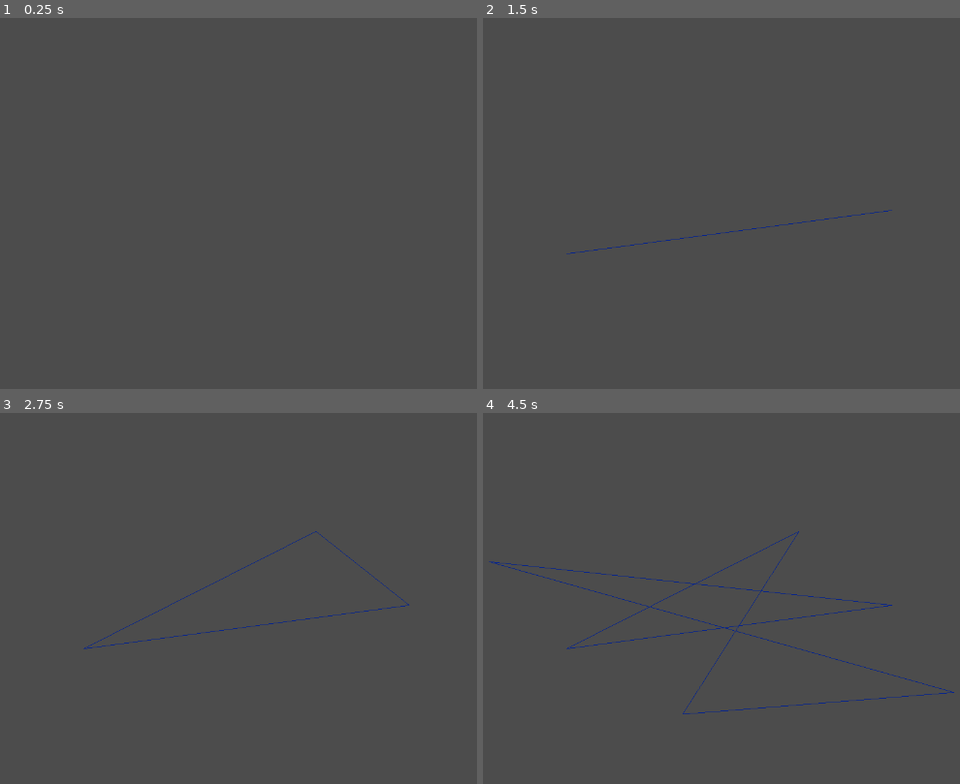
Above: before the commit, frames 1-4 (two rows, left to right).
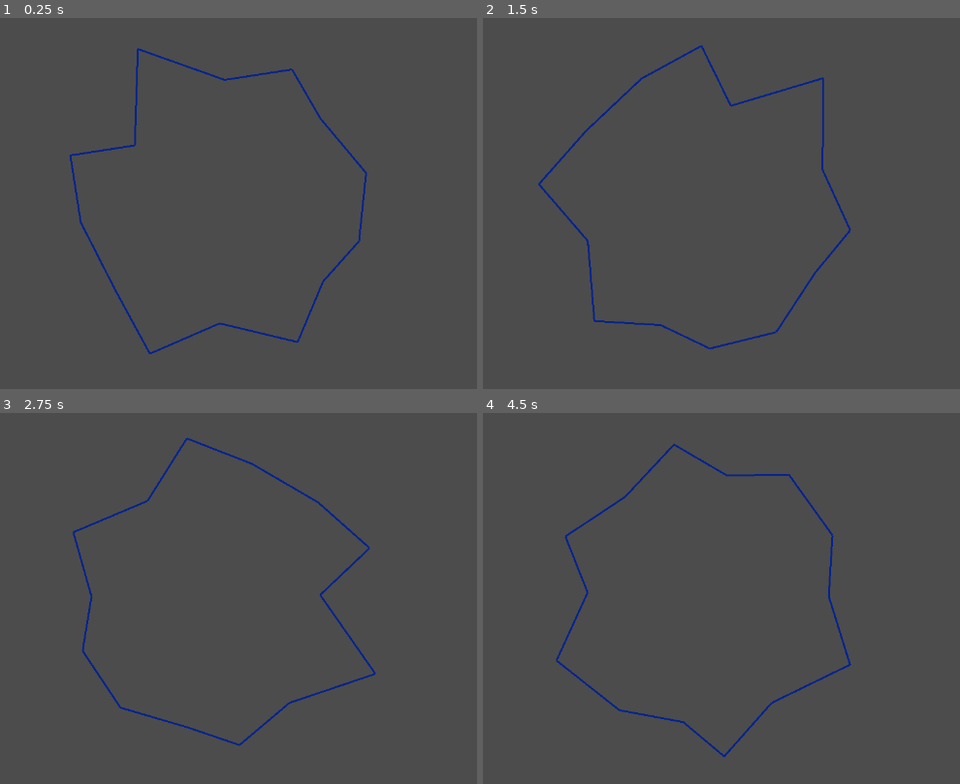
Above: after the commit, the same moments.

Repository: Gamedev-do-Hiroshi/changecharge
Game: Godot game, scene res://scenes/Objetos/Buraco_Negro.tscn
Same seed, same stepped clock (60 frames per second), same inputs: the game is played once before the commit and once after it. This scene is started directly instead of the project's main scene.
Inputs (mouse positions are in pixels of both pictures, inside the frame that each line leads up to):
- Up to frame 1 (0.25 s): no input
- Up to frame 2 (1.5 s): move the mouse to (893, 210) at 0.52 s; click (893, 210) at 0.67 s; drag from (564, 255) to (683, 318) at 1.27 s
- Up to frame 3 (2.75 s): move the mouse to (314, 531) at 2.02 s; click (314, 531) at 2.17 s
- Up to frame 4 (4.5 s): drag from (683, 713) to (487, 561) at 2.77 s; move the mouse to (955, 691) at 3.52 s; click (955, 691) at 3.67 s; drag from (487, 561) to (607, 516) at 4.27 s

The runs differ from the first frame. In frame 1, 1.1% of the frame differs, in the area x 14-78%, y 8-91%; in frame 2, 1.3%; in frame 3, 1.4%; in frame 4, 1.9%, in the area x 1-99%, y 8-93%.

Commit message:
Buraco Negro melhorzinho + ajustes no input

Diff:
--- a/Game/scenes/Objetos/Buraco_Negro.tscn
+++ b/Game/scenes/Objetos/Buraco_Negro.tscn
@@ -1,12 +1,22 @@
-[gd_scene load_steps=3 format=2]
+[gd_scene load_steps=4 format=2]
 
 [ext_resource path="res://scripts/Objetos/Buraco_Negro.gd" type="Script" id=1]
 
 [sub_resource type="CircleShape2D" id=1]
-radius = 124.9
+radius = 236.499
+
+[sub_resource type="Curve2D" id=2]
+_data = {
+"points": PoolVector2Array( 0, 0, 0, 0, -9.59949, -258.601, 0, 0, 0, 0, 91.6069, -185.653, 0, 0, 0, 0, 206.438, -154.894, 0, 0, 0, 0, 194.134, -52.3669, 0, 0, 0, 0, 262.368, 39.2685, 0, 0, 0, 0, 156.603, 121.29, 0, 0, 0, 0, 130.701, 252.957, 0, 0, 0, 0, 7.66827, 201.154, 0, 0, 0, 0, -132.632, 229.214, 0, 0, 0, 0, -166.762, 113.728, 0, 0, 0, 0, -292.359, 93.2303, 0, 0, 0, 0, -180.119, -31.9612, 0, 0, 0, 0, -212.496, -180.896, 0, 0, 0, 0, -74.3537, -170.103, 0, 0, 0, 0, -9.59949, -258.601 )
+}
 
 [node name="Buraco_Negro" type="Area2D"]
+position = Vector2( 608.414, 312.341 )
+rotation = 1345.26
 script = ExtResource( 1 )
 
 [node name="Colisao" type="CollisionShape2D" parent="."]
 shape = SubResource( 1 )
+
+[node name="Caminho" type="Path2D" parent="."]
+curve = SubResource( 2 )
--- a/Game/scripts/Carga.gd
+++ b/Game/scripts/Carga.gd
@@ -15,7 +15,7 @@
 
 func _input(event):
 
-	if mouse_entrou and event.is_pressed() and event.button_index == BUTTON_LEFT:
+	if event is InputEventMouseButton and mouse_entrou and event.is_pressed() and event.button_index == BUTTON_LEFT:
 		sinal = !sinal
 		charge = -charge
 		$Sprite.animation = "positive" if sinal else "negative"
--- a/Game/scripts/Objetos/Buraco_Negro.gd
+++ b/Game/scripts/Objetos/Buraco_Negro.gd
@@ -1,25 +1,43 @@
-tool
+#tool
 extends Area2D
 
-var pontos = []
+const vel_ang = 1
+const R = 236.0
+const W = 2
+
+var pontos = PoolVector2Array()
+var pontosi = PoolVector2Array()
+var phis = []
+var tempo = 0.0
 
 func _ready():
-	pass
+	set_process_input(true)
+	#pontos = $Caminho.curve.get_baked_points()
+	#pontosi = $Caminho.curve.get_baked_points()
+	#for ponto in pontos:
+		#phis.push_back((R - ponto.length()))
 
-func _input(event):
-	if event.is_pressed() and event.button_index == BUTTON_LEFT:
-		pontos.push_back(event.position)
-		print(event.position)
+
+	print($Caminho.curve.get_point_count())
+
+	for i in $Caminho.curve.get_point_count()-1:
+		pontos.push_back($Caminho.curve.get_point_position(i))
+		pontosi.push_back($Caminho.curve.get_point_position(i))
+		phis.push_back((R - pontos[i].length()))
+	print(pontos)
+
+	tempo = 0.0
 
 func _process(delta):
+	tempo += delta
+	self.rotation += vel_ang * delta
 
-	if pontos.size() > 1:
-		#for i in pontos.size():
-		#	draw_line(pontos[i], pontos[(i+1)%pontos.size()], Color(0x2095f2))
-		update()
-	pass
+	for i in pontos.size():
+		pontos[i] = (R - phis[i]*cos(5*W*tempo+100*i))* pontosi[i].normalized()
+		#pontos[1] = Vector2()#self.position
+	update()
 
 func _draw():
 	for i in pontos.size():
-		draw_line(pontos[i], pontos[(i+1)%pontos.size()], Color(0x2095f2))
+		draw_line(pontos[i], pontos[(i+1)%pontos.size()], Color(0x2095f2), 3)
 	pass
--- a/Game/scripts/Objetos/Pilha.gd
+++ b/Game/scripts/Objetos/Pilha.gd
@@ -15,7 +15,7 @@
 
 
 func _input(event):
-	if mouse_entrou and event.is_pressed() and event.button_index == BUTTON_LEFT:
+	if event is InputEventMouseButton and mouse_entrou and event.is_pressed() and event.button_index == BUTTON_LEFT:
 		Carga = -Carga
 		$Sprite.texture = pilha_mais if Carga > 0 else pilha_menos
 
